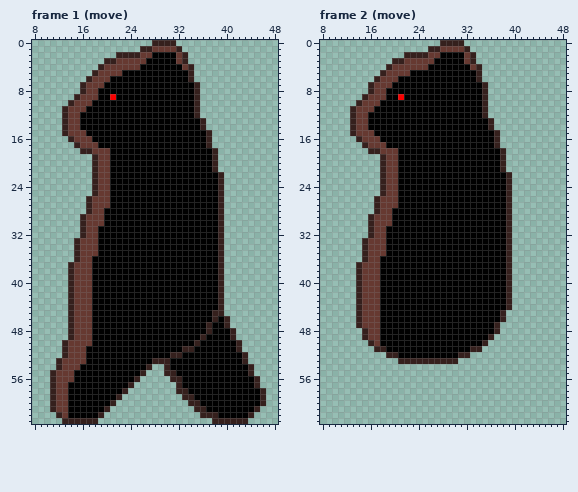
A pixel-art file gets an edit: Aseprite/Bear.aseprite. The picture above is the old version.
64x64 pixels, 5 frames. Colours within 5 levels of each other are drawn and written as one. Shown: frame 1 (move): x 8..48, y 0..63; frame 2 (move): x 8..48, y 0..63. The commit also changed other frames, which this record leaves out.
The same view after the edit:
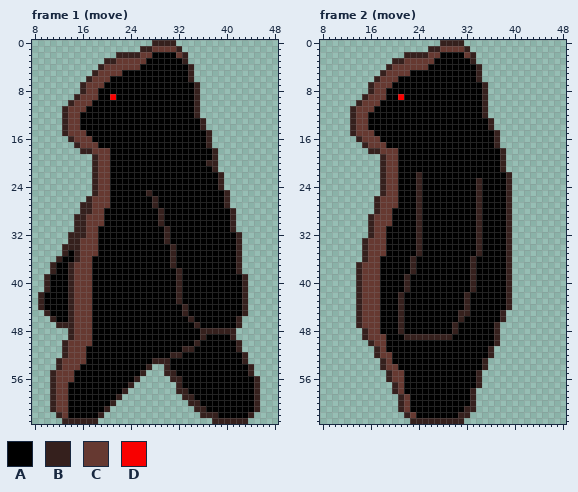
Palette (. is transparent): A #000000  B #35201d  C #663931  D #f80000
The edit:
Frame 1 (move), layers "arms", "레이어 1":
y 3: x 32 C -> A
y 4: x 33 C -> A
y 20: x 37 A -> B
y 25: x 27 A -> B; x 39..40 B. -> AB
y 26: x 28 A -> B; x 39..40 B. -> AB
y 27: x 16 . -> B; x 28 A -> B; x 39..40 B. -> AB
y 28: x 16 . -> B; x 29 A -> B; x 39..41 B.. -> AAB
y 29..30: x 15 . -> B; x 29 A -> B; x 39..41 B.. -> AAB
y 31: x 15 . -> B; x 30 A -> B; x 39..41 B.. -> AAB
y 32: x 14..15 .. -> BB; x 30 A -> B; x 39..42 B... -> AAAB
y 33: x 14 . -> B; x 30 A -> B; x 39..42 B... -> AAAB
y 34: x 13..14 .. -> BB; x 31 A -> B; x 39..42 B... -> AAAB
y 35: x 13..14 .. -> BA; x 31 A -> B; x 39..42 B... -> AAAB
y 36: x 12..14 ... -> BAA; x 31 A -> B; x 39..42 B... -> AAAB
y 37: x 11..13 ... -> BAA; x 31 A -> B; x 39..42 B... -> AAAB
y 38: x 11..13 ... -> BAA; x 32 A -> B; x 39..42 B... -> AAAB
y 39..41: x 10..13 .... -> BAAA; x 32 A -> B; x 39..43 B.... -> AAAAB
y 42..43: x 9..13 ..... -> BAAAA; x 32 A -> B; x 39..43 B.... -> AAAAB
y 44: x 9..13 ..... -> BAAAA; x 33 A -> B; x 39..43 B.... -> AAAAB
y 45: x 10..13 .... -> BAAA; x 33 A -> B; x 38..43 BB.... -> AAAAAB
y 46: x 11..13 ... -> BAA; x 34 A -> B; x 38 B -> A; x 40..42 B.. -> AAB
y 47: x 12..13 .. -> BB; x 35 A -> B; x 37 B -> A; x 40..42 B.. -> AAB
y 48: x 36 A -> B; x 38..40 AAA -> BBB
y 58..60: x 45..46 AB -> B.
Frame 2 (move), layers "arms", "레이어 1":
y 3: x 32 C -> A
y 4: x 33 C -> A
y 22: x 24 A -> B
y 23..35: x 24 A -> B; x 34 A -> B
y 36..38: x 23 A -> B; x 33 A -> B
y 39..41: x 22 A -> B; x 33 A -> B
y 42..44: x 21 A -> B; x 32 A -> B
y 45: x 21 A -> B; x 31..32 AA -> BB
y 46: x 21 A -> B; x 31 A -> B
y 47..48: x 21 A -> B; x 30 A -> B
y 49: x 18 A -> C; x 22..29 AAAAAAAA -> BBBBBBBB; x 36..37 B. -> AB
y 50: x 18 A -> C; x 35..37 B.. -> AAB
y 51: x 18 B -> C; x 33..36 BB.. -> AAAB
y 52: x 17..20 ..BB -> BCCA; x 31..36 BB.... -> AAAAAB
y 53: x 18..35 ...BBBBBBBBBB..... -> BCAAAAAAAAAAAAAAAB
y 54: x 18..35 .................. -> BCCAAAAAAAAAAAAAAB
y 55..56: x 19..34 ................ -> BCCAAAAAAAAAAAAB
y 57: x 20..34 ............... -> BCAAAAAAAAAAAAB
y 58: x 20..33 .............. -> BCAAAAAAAAAAAB
y 59..60: x 21..33 ............. -> BCAAAAAAAAAAB
y 61: x 21..33 ............. -> BCAAAAAAAAABB
y 62: x 22..32 ........... -> BCAAAAAAABB
y 63: x 23..31 ......... -> BBBBBBBBB
Pixel boxes of the changes (left, top, right, bottom) in both pictures:
changed: (176, 58, 188, 70)
changed: (206, 160, 212, 166)
changed: (146, 190, 248, 334)
added: (38, 202, 86, 328)
changed: (254, 388, 266, 406)
changed: (464, 58, 476, 70)
changed: (374, 172, 500, 424)
